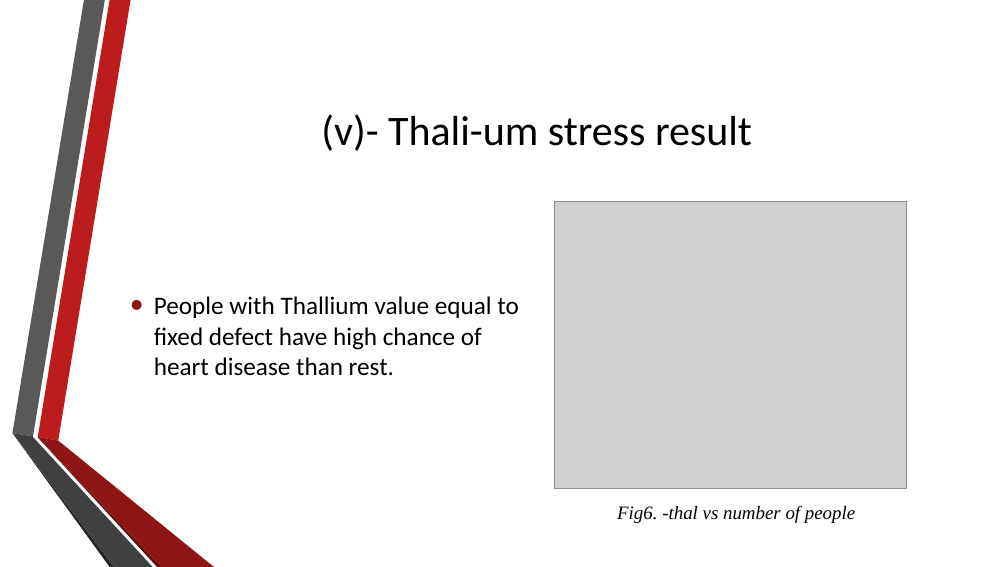
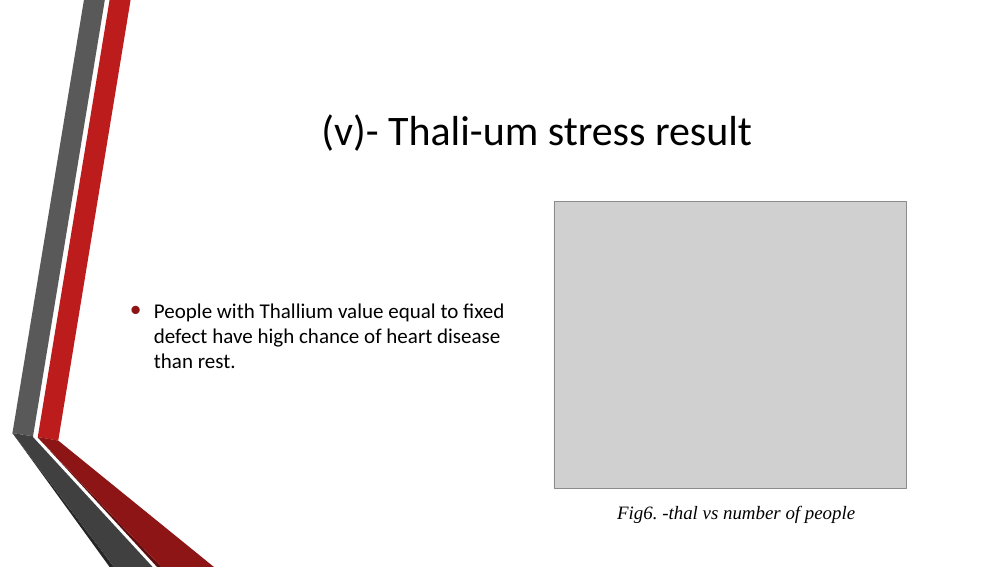
Before and after one commit to shubhamg199630/heart_disease_detection, a slide deck: slide 28 of Presentation.pptx (slide 32 before the commit). Drawn at 1008x567 pixels with LibreOffice and Linux fonts; fonts in the diff are those of the drawing; grey boxes stand for pictures; background and template pictures are left out. Boxes give left, top, right and bottom in pixels: in the first picture for what was removed or moved away, otherwise in the second. Text is boxed around its words. In the diff, an @@ line names an element or a change of style, - is before the commit and + after.

```diff
--- a/Presentation.pptx
+++ b/Presentation.pptx
@@ text "People with Thallium value equal ..." at box(154, 303, 504, 368): size 24 to 20 pt @@
```
Also in this commit, not shown: 6 other slides changed, 4 slides removed, 1 other file.
